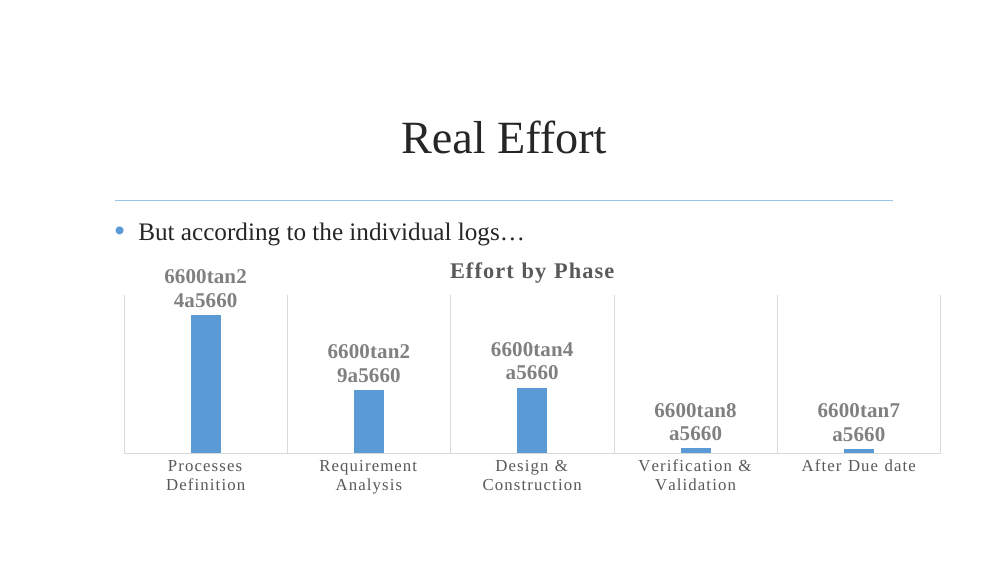
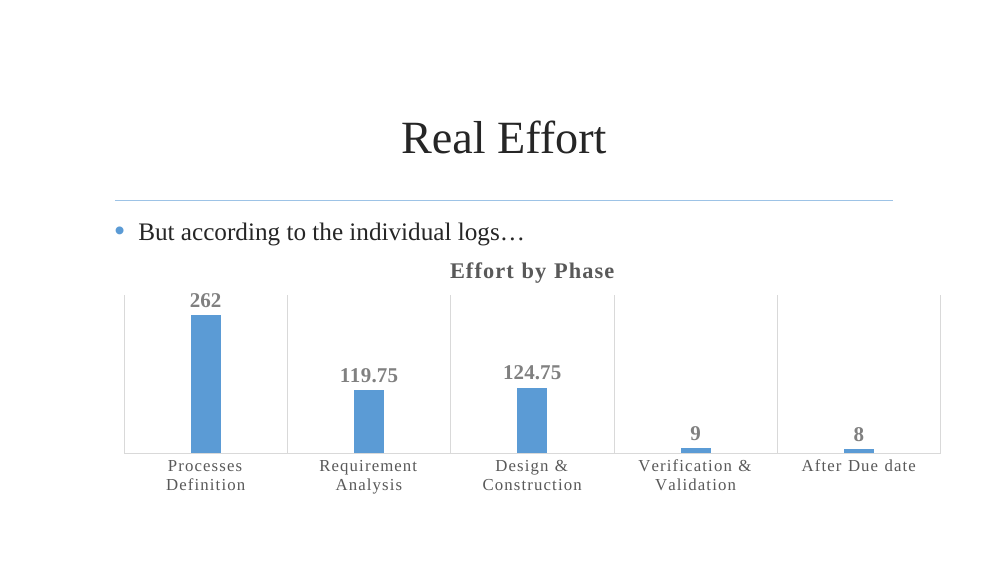
Before and after one commit to jmgirao/projetosoftware1213, a slide deck: slide 17 of Final Presentation/Presentation.pptx (slide 19 before the commit). Drawn at 1008x567 pixels with LibreOffice and Linux fonts; fonts in the diff are those of the drawing; background and template pictures are left out. Boxes give left, top, right and bottom in pixels: in the first picture for what was removed or moved away, otherwise in the second. Text is boxed around its words. In the diff, an @@ line names an element or a change of style, - is before the commit and + after.

```diff
--- a/Final Presentation/Presentation.pptx
+++ b/Final Presentation/Presentation.pptx
@@ column chart at bbox=[107, 243, 958, 499] @@
@@ title "Effort by Phase" to "Effort by Phase " @@
@@ data labels of Series 1 changed @@
@@ value axis changed @@
```
Also in this commit, not shown: 3 other slides changed, 3 slides removed.
